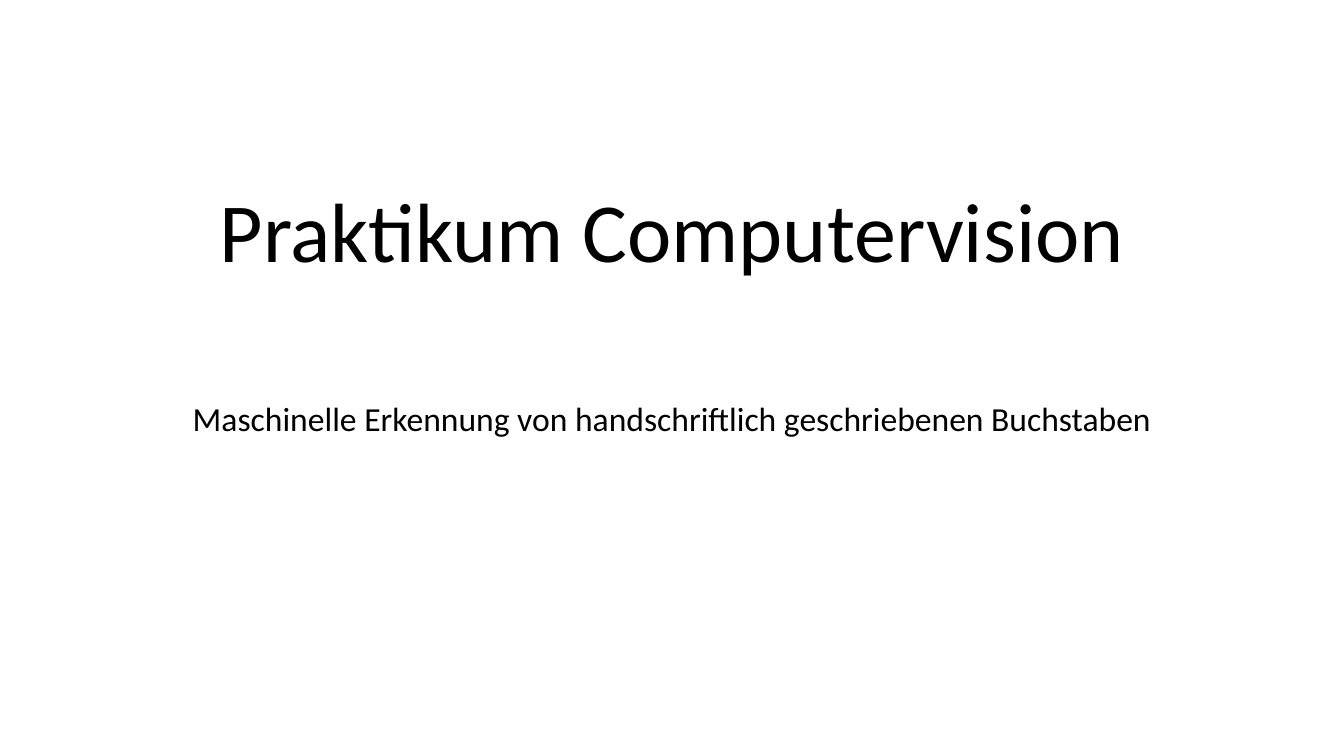
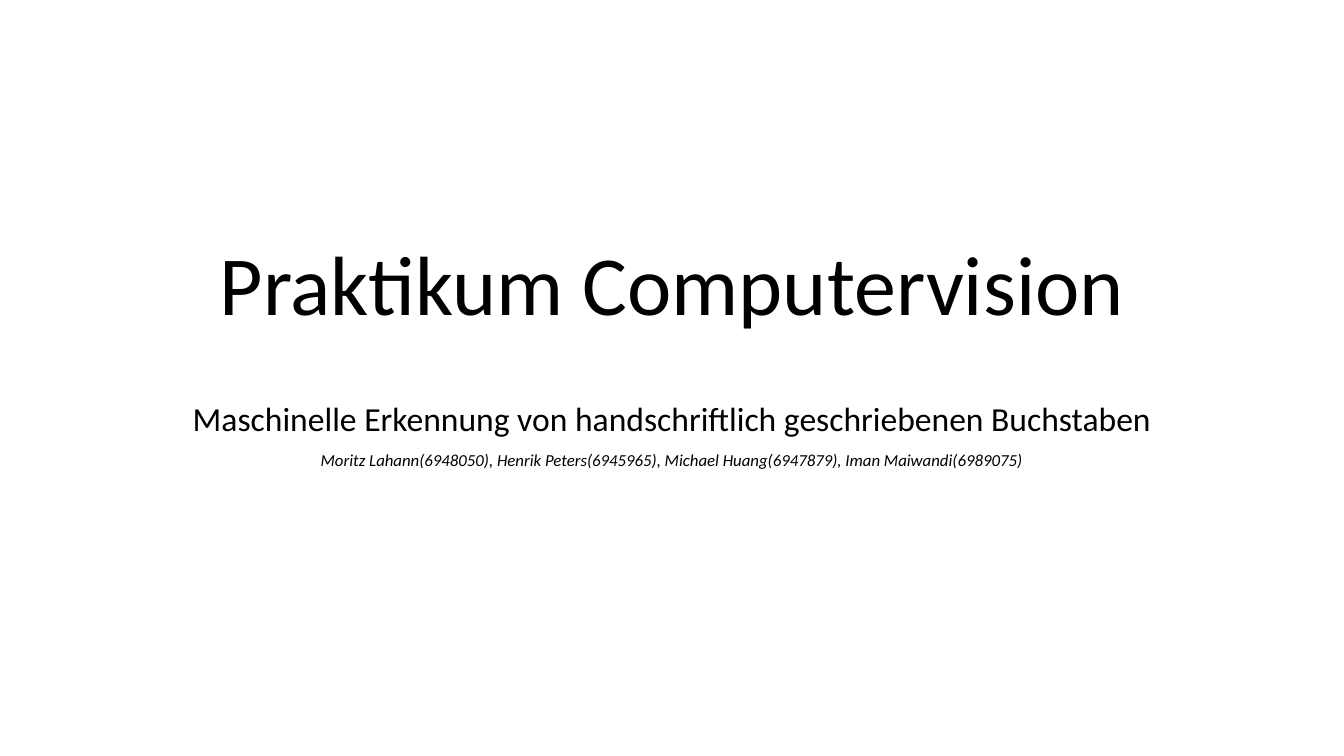
Before and after one commit to ageinpee/ComputerVision, a slide deck: slide 1 of project/Präsentation CV-Prak.pptx. Drawn at 1344x756 pixels with LibreOffice and Linux fonts; fonts in the diff are those of the drawing. Boxes give left, top, right and bottom in pixels: in the first picture for what was removed or moved away, otherwise in the second. Text is boxed around its words. In the diff, an @@ line names an element or a change of style, - is before the commit and + after.

```diff
--- a/project/Präsentation CV-Prak.pptx
+++ b/project/Präsentation CV-Prak.pptx
@@ title "Praktikum Computervision": place and size @@
-title "Praktikum Computervision" at (220,203,1124,276)
+title "Praktikum Computervision" at (220,256,1124,329)
@@ subtitle at (321,454,1022,469): paragraph added @@
+Moritz Lahann(6948050), Henrik Peters(6945965), Michael Huang(6947879), Iman Maiwandi(6989075)
```
Also in this commit, not shown: 1 other slide changed, 2 slides added, 2 slides removed.
